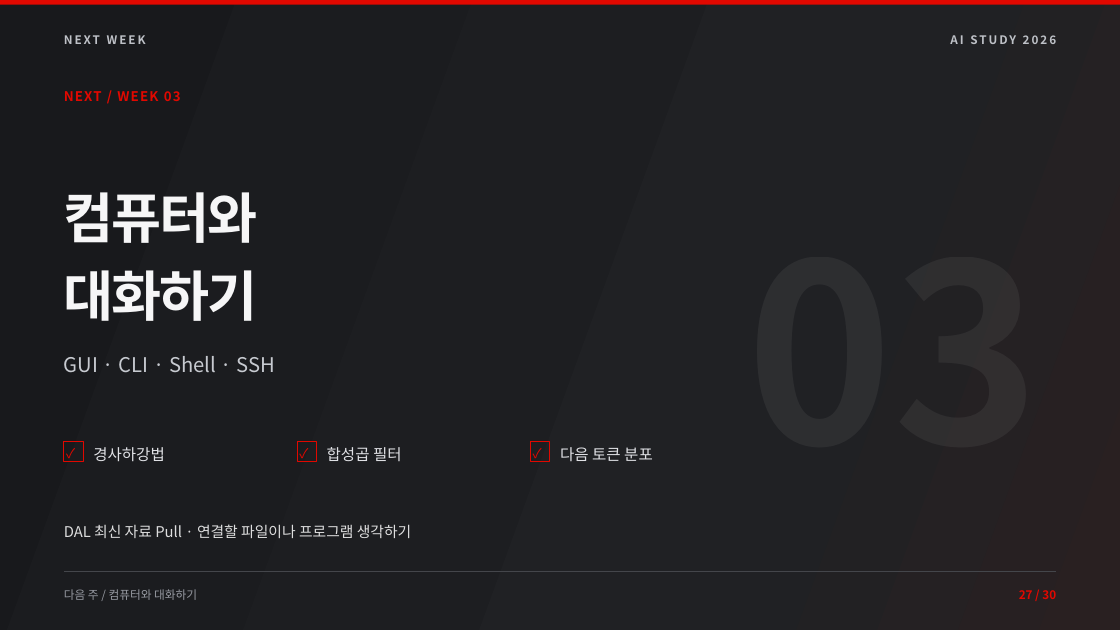
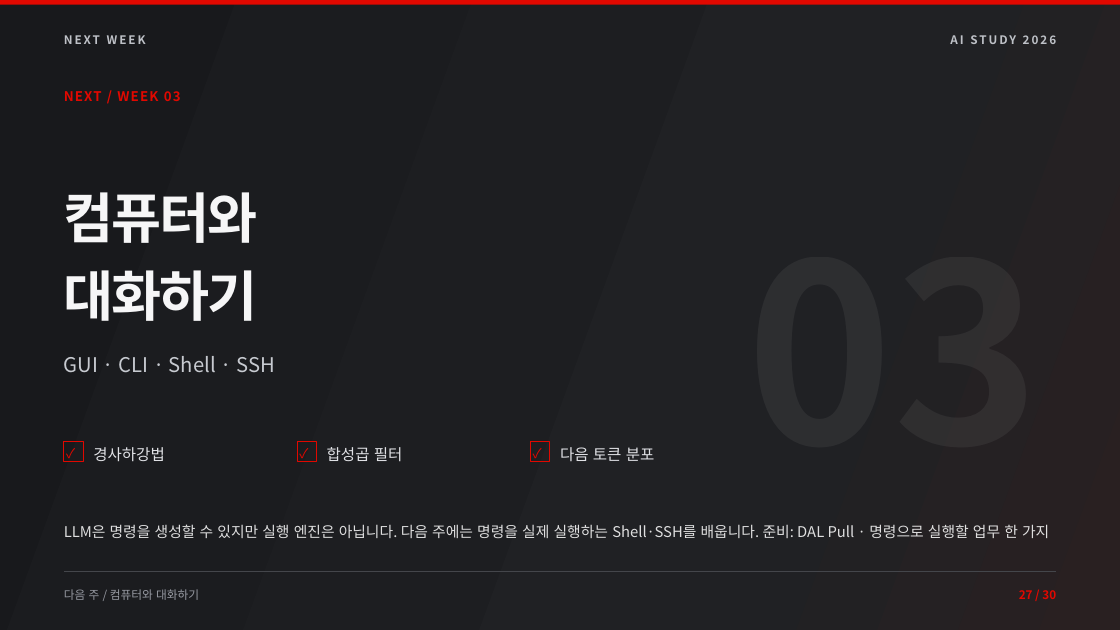
Before and after one commit to TRIPLESONG90/DAL, a slide deck: slide 27 of week2/ai-learning/DAL_Week2_AI_Learning.pptx. Drawn at 1120x630 pixels with LibreOffice and Linux fonts; fonts in the diff are those of the drawing. Boxes give left, top, right and bottom in pixels: in the first picture for what was removed or moved away, otherwise in the second. Text is boxed around its words. In the diff, an @@ line names an element or a change of style, - is before the commit and + after.

```diff
--- a/week2/ai-learning/DAL_Week2_AI_Learning.pptx
+++ b/week2/ai-learning/DAL_Week2_AI_Learning.pptx
@@ text at (64,524,1049,538): text changed @@
-DAL 최신 자료 Pull · 연결할 파일이나 프로그램 생각하기
+LLM은 명령을 생성할 수 있지만 실행 엔진은 아닙니다. 다음 주에는 명령을 실제 실행하는 Shell·SSH를 배웁니다. 준비: DAL Pull · 명령으로 실행할 업무 한 가지
```
Also in this commit, not shown: 12 other slides changed, 17 other files.
